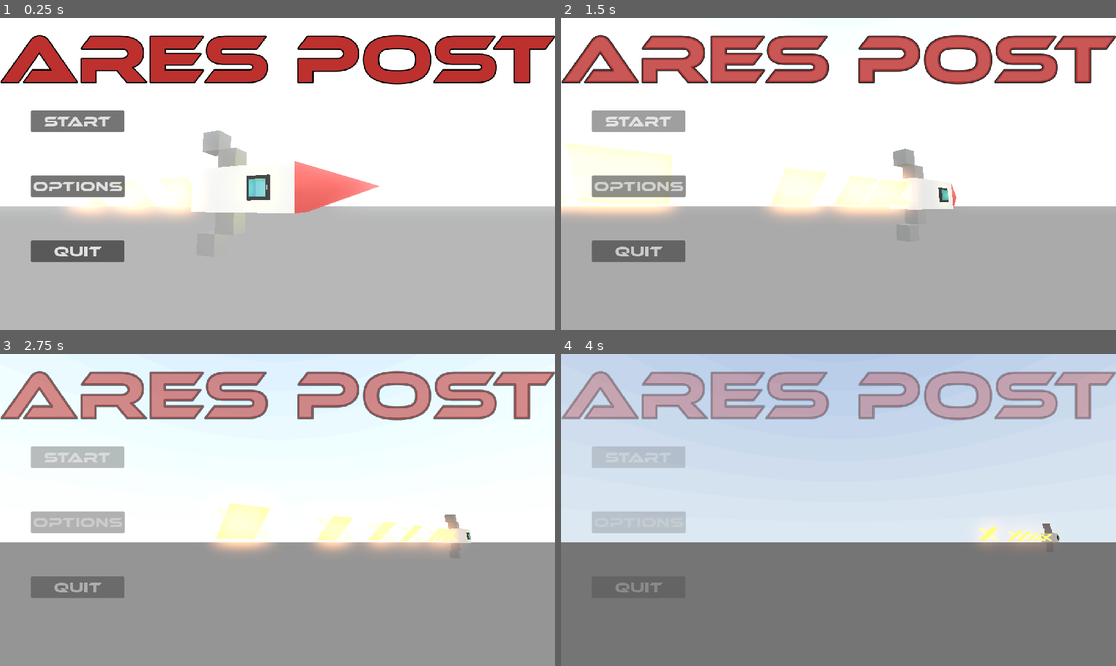
Above: before the commit, frames 1-4 (two rows, left to right).
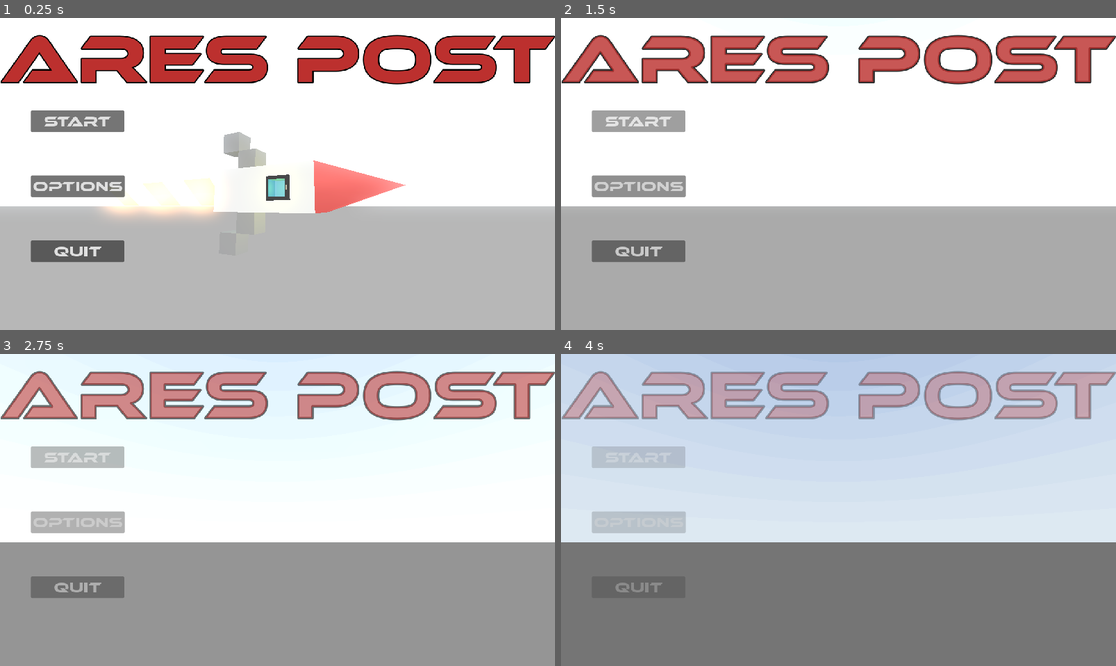
Above: after the commit, the same moments.

Repository: christiansuar/ares-post
Game: Godot game, scene res://Scenes/Cutscenes/Intro.tscn
The game is run twice, just before and just after one commit, with the same random seed, the same clock (stepped at 60 frames per second) and the same inputs. A sky picture missing from this copy of the repository is replaced by a grey-blue gradient.
Inputs:
- Up to frame 1 (0.25 s): no input
- Up to frame 2 (1.5 s): click "Start" at 0.5 s; click "Start" at 1.25 s
- Up to frame 3 (2.75 s): click "Start" at 2 s
- Up to frame 4 (4 s): no input

The runs differ from the first frame. In frame 1, 3.3% of the frame differs, in the area x 11-74%, y 36-67%; in frame 2, 3.8%, in the area x 0-72%, y 40-65%; in frame 3, 2.6%; in frame 4, 0.5%.

Commit message:
Trying to fix camera for intro

Diff:
--- a/Scenes/Cutscenes/Intro.tscn
+++ b/Scenes/Cutscenes/Intro.tscn
@@ -194,7 +194,7 @@
 draw_pass_1 = SubResource("QuadMesh_6rra1")
 
 [node name="Camera3D" type="Camera3D" parent="AnimationPlayer"]
-transform = Transform3D(-0.369747, 0.145348, 0.917693, 0, 0.987688, -0.156434, -0.929133, -0.0578411, -0.365195, 8.398, 0.277, -4.748)
+transform = Transform3D(-0.457098, 0.139135, 0.878466, 0, 0.987688, -0.156434, -0.889417, -0.0715058, -0.45147, 8.398, 0.277, -4.748)
 
 [node name="mainmenu" type="Control" parent="."]
 layout_mode = 3
--- a/Scenes/Cutscenes/intro.gd
+++ b/Scenes/Cutscenes/intro.gd
@@ -29,7 +29,7 @@
 		tween1.tween_property(env_exposure, "tonemap_exposure", 0.0, 5.0)
 		tween2.tween_property($mainmenu, "modulate:a", 0.0, 5.0)
 		tween3.tween_property($AnimationPlayer/SpaceShip, "position:z", -100, 5.0)
-		tween4.tween_property($AnimationPlayer/Camera3D, "rotation:y" , -45, .5).as_relative()
+		tween4.tween_property($AnimationPlayer/Camera3D, "rotation:y" , 46.2, .5).as_relative()
 
 		await tween1.finished
 
